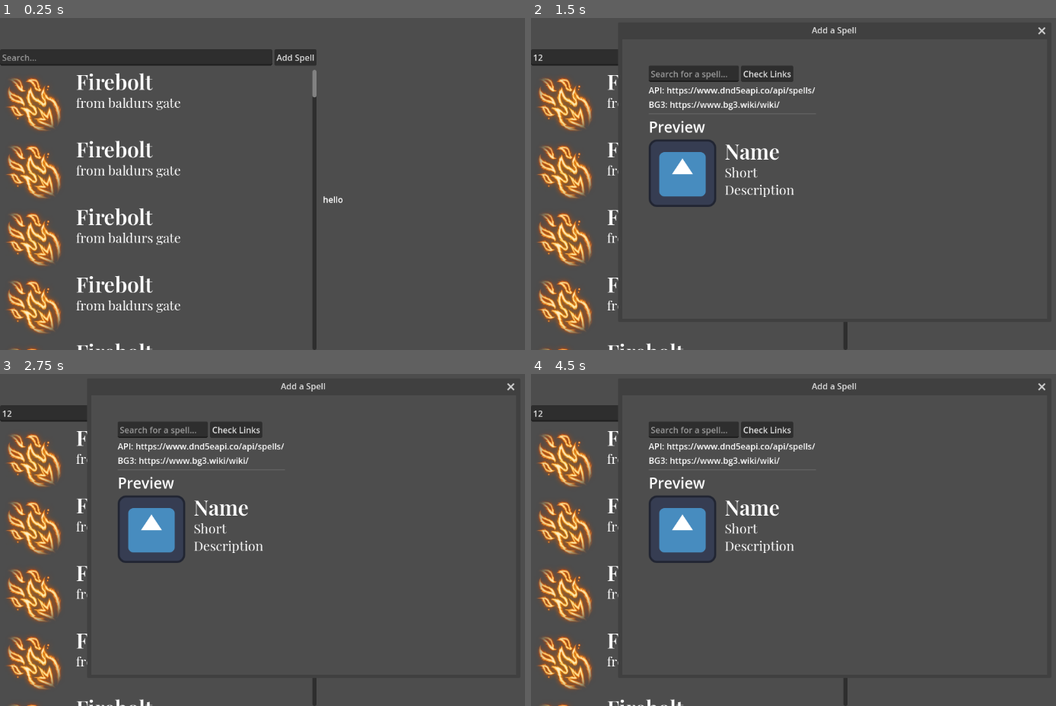
Above: before the commit, frames 1-4 (two rows, left to right).
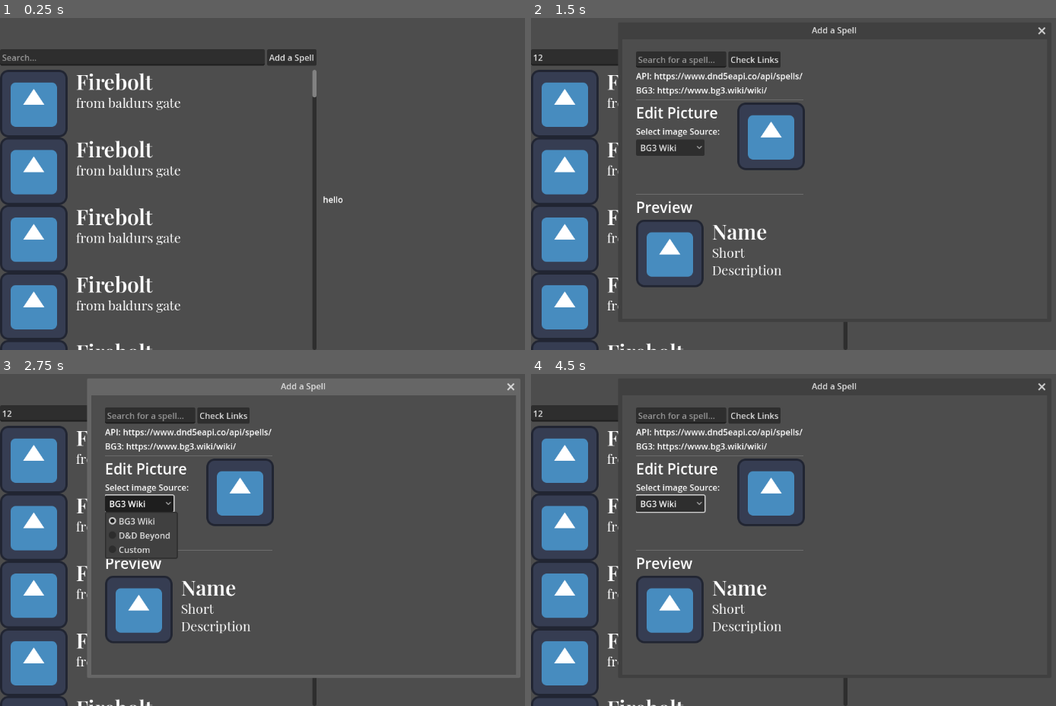
Above: after the commit, the same moments.

Repository: Kolin63/HairyDoor
Game: Godot game, scene res://scenes/spells/spells.tscn
Same seed, same stepped clock (60 frames per second), same inputs: the game is played once before the commit and once after it. The engine's default icon, where the game draws it, is replaced by a stand-in: a white triangle on a blue panel in a dark square.
Inputs (mouse positions are in pixels of both pictures, inside the frame that each line leads up to):
- Up to frame 1 (0.25 s): no input
- Up to frame 2 (1.5 s): click (667, 57) at 0.52 s; type "12" at 0.6 s; click "Add Spell" (after the commit: "Add a Spell") at 1.25 s
- Up to frame 3 (2.75 s): click (141, 503) at 2 s, where only the run after the commit has a clickable "BG3 Wiki"
- Up to frame 4 (4.5 s): click "Add Spell" (after the commit: "Add a Spell") at 2.75 s; click (672, 503) at 3.5 s, where only the run after the commit has a clickable "BG3 Wiki"; click "Add Spell" (after the commit: "Add a Spell") at 4.25 s

The runs differ from the first frame. In frame 1, 8.0% of the frame differs, in the area x 0-60%, y 9-100%; in frame 2, 17%; in frame 3, 24%, in the area x 0-100%, y 1-100%; in frame 4, 17%.

Commit message:
select picture source, no custom yet though

Diff:
--- a/scenes/add_spell/add_spell.tscn
+++ b/scenes/add_spell/add_spell.tscn
@@ -1,7 +1,9 @@
-[gd_scene load_steps=5 format=3 uid="uid://do6oktd4ysdg5"]
+[gd_scene load_steps=7 format=3 uid="uid://do6oktd4ysdg5"]
 
 [ext_resource type="Script" path="res://scenes/add_spell/add_spell.gd" id="1_kasnp"]
 [ext_resource type="Script" path="res://scenes/add_spell/link_search.gd" id="2_m0sjs"]
+[ext_resource type="Texture2D" uid="uid://bfeijt1m0ux4a" path="res://icon.svg" id="3_65yv1"]
+[ext_resource type="Script" path="res://scenes/add_spell/edit_picture.gd" id="3_c13q1"]
 [ext_resource type="PackedScene" uid="uid://n12o0beggfxk" path="res://scenes/list_component/list_component.tscn" id="3_drykt"]
 [ext_resource type="Script" path="res://scenes/add_spell/preview.gd" id="3_i3rpo"]
 
@@ -13,62 +15,114 @@
 exclusive = true
 script = ExtResource("1_kasnp")
 
-[node name="ScrollContainer" type="ScrollContainer" parent="."]
+[node name="HBoxContainer" type="HBoxContainer" parent="."]
 anchors_preset = 15
 anchor_right = 1.0
 anchor_bottom = 1.0
-offset_left = 50.0
-offset_top = 50.0
-offset_right = 50.0
-offset_bottom = 50.0
 grow_horizontal = 2
 grow_vertical = 2
+metadata/_edit_use_anchors_ = true
 
-[node name="VBoxContainer" type="VBoxContainer" parent="ScrollContainer"]
+[node name="Control" type="Control" parent="HBoxContainer"]
+custom_minimum_size = Vector2(22.8, 0)
 layout_mode = 2
 
-[node name="Search" type="VBoxContainer" parent="ScrollContainer/VBoxContainer"]
+[node name="ScrollContainer" type="ScrollContainer" parent="HBoxContainer"]
+custom_minimum_size = Vector2(600, 0)
+layout_mode = 2
+
+[node name="VBoxContainer" type="VBoxContainer" parent="HBoxContainer/ScrollContainer"]
+layout_direction = 2
+layout_mode = 2
+size_flags_horizontal = 0
+
+[node name="Offset" type="Control" parent="HBoxContainer/ScrollContainer/VBoxContainer"]
+custom_minimum_size = Vector2(0, 19.08)
+layout_mode = 2
+
+[node name="Search" type="VBoxContainer" parent="HBoxContainer/ScrollContainer/VBoxContainer"]
 layout_mode = 2
 script = ExtResource("2_m0sjs")
 
-[node name="HBoxContainer" type="HBoxContainer" parent="ScrollContainer/VBoxContainer/Search"]
+[node name="HBoxContainer" type="HBoxContainer" parent="HBoxContainer/ScrollContainer/VBoxContainer/Search"]
 layout_mode = 2
 
-[node name="SpellName" type="LineEdit" parent="ScrollContainer/VBoxContainer/Search/HBoxContainer"]
+[node name="SpellName" type="LineEdit" parent="HBoxContainer/ScrollContainer/VBoxContainer/Search/HBoxContainer"]
 layout_mode = 2
 placeholder_text = "Search for a spell..."
 expand_to_text_length = true
 clear_button_enabled = true
 
-[node name="CheckLinks" type="Button" parent="ScrollContainer/VBoxContainer/Search/HBoxContainer"]
+[node name="CheckLinks" type="Button" parent="HBoxContainer/ScrollContainer/VBoxContainer/Search/HBoxContainer"]
 layout_mode = 2
 text = "Check Links"
 
-[node name="APIStatus" type="Label" parent="ScrollContainer/VBoxContainer/Search"]
+[node name="APIStatus" type="Label" parent="HBoxContainer/ScrollContainer/VBoxContainer/Search"]
 layout_mode = 2
 size_flags_horizontal = 0
 theme_override_colors/font_color = Color(1, 1, 1, 1)
 text = "Beyond: "
 
-[node name="BG3Status" type="Label" parent="ScrollContainer/VBoxContainer/Search"]
+[node name="BG3Status" type="Label" parent="HBoxContainer/ScrollContainer/VBoxContainer/Search"]
 layout_mode = 2
 theme_override_colors/font_color = Color(1, 1, 1, 1)
 text = "BG3 Wiki: "
 
-[node name="Preview" type="VBoxContainer" parent="ScrollContainer/VBoxContainer"]
+[node name="EditPicture" type="VBoxContainer" parent="HBoxContainer/ScrollContainer/VBoxContainer"]
+layout_mode = 2
+script = ExtResource("3_c13q1")
+
+[node name="HSeparator" type="HSeparator" parent="HBoxContainer/ScrollContainer/VBoxContainer/EditPicture"]
+layout_mode = 2
+
+[node name="HBoxContainer" type="HBoxContainer" parent="HBoxContainer/ScrollContainer/VBoxContainer/EditPicture"]
+layout_mode = 2
+
+[node name="Label" type="Label" parent="HBoxContainer/ScrollContainer/VBoxContainer/EditPicture/HBoxContainer"]
+layout_mode = 2
+theme_type_variation = &"HeaderLarge"
+text = "Edit Picture"
+
+[node name="Picture" type="Sprite2D" parent="HBoxContainer/ScrollContainer/VBoxContainer/EditPicture/HBoxContainer"]
+position = Vector2(256, 64)
+texture = ExtResource("3_65yv1")
+
+[node name="Instructions" type="Label" parent="HBoxContainer/ScrollContainer/VBoxContainer/EditPicture"]
+layout_mode = 2
+text = "Select image Source:"
+
+[node name="SelectSource" type="OptionButton" parent="HBoxContainer/ScrollContainer/VBoxContainer/EditPicture"]
+layout_mode = 2
+size_flags_horizontal = 0
+item_count = 3
+selected = 0
+popup/item_0/text = "BG3 Wiki"
+popup/item_0/id = 0
+popup/item_1/text = "D&D Beyond"
+popup/item_1/id = 1
+popup/item_2/text = "Custom"
+popup/item_2/id = 2
+
+[node name="Filler" type="Control" parent="HBoxContainer/ScrollContainer/VBoxContainer/EditPicture"]
+custom_minimum_size = Vector2(0, 62.98)
+layout_mode = 2
+
+[node name="Preview" type="VBoxContainer" parent="HBoxContainer/ScrollContainer/VBoxContainer"]
 layout_mode = 2
 script = ExtResource("3_i3rpo")
 
-[node name="HSeparator" type="HSeparator" parent="ScrollContainer/VBoxContainer/Preview"]
+[node name="HSeparator" type="HSeparator" parent="HBoxContainer/ScrollContainer/VBoxContainer/Preview"]
 layout_mode = 2
 
-[node name="Label" type="Label" parent="ScrollContainer/VBoxContainer/Preview"]
+[node name="Label" type="Label" parent="HBoxContainer/ScrollContainer/VBoxContainer/Preview"]
 layout_mode = 2
 theme_type_variation = &"HeaderLarge"
 text = "Preview"
 
-[node name="ListComponent" parent="ScrollContainer/VBoxContainer/Preview" instance=ExtResource("3_drykt")]
+[node name="ListComponent" parent="HBoxContainer/ScrollContainer/VBoxContainer/Preview" instance=ExtResource("3_drykt")]
 layout_mode = 2
 
-[connection signal="preview_api" from="ScrollContainer/VBoxContainer/Search" to="ScrollContainer/VBoxContainer/Preview" method="_on_search_preview_api"]
-[connection signal="preview_bg3" from="ScrollContainer/VBoxContainer/Search" to="ScrollContainer/VBoxContainer/Preview" method="_on_search_preview_bg3"]
+[connection signal="preview_api" from="HBoxContainer/ScrollContainer/VBoxContainer/Search" to="HBoxContainer/ScrollContainer/VBoxContainer/Preview" method="_on_search_preview_api"]
+[connection signal="preview_bg3" from="HBoxContainer/ScrollContainer/VBoxContainer/Search" to="HBoxContainer/ScrollContainer/VBoxContainer/Preview" method="_on_search_preview_bg3"]
+[connection signal="share_json" from="HBoxContainer/ScrollContainer/VBoxContainer/Preview" to="HBoxContainer/ScrollContainer/VBoxContainer/EditPicture" method="_on_preview_share_json"]
+[connection signal="share_texture" from="HBoxContainer/ScrollContainer/VBoxContainer/Preview" to="HBoxContainer/ScrollContainer/VBoxContainer/EditPicture" method="_on_preview_share_texture"]
--- /dev/null
+++ b/scenes/add_spell/edit_picture.gd
@@ -0,0 +1,62 @@
+extends VBoxContainer
+var bg3_texture
+var school
+var selected_index
+
+var abjuration = preload("res://imports/beyond_schools/abjuration.png")
+var conjuration = preload("res://imports/beyond_schools/conjuration.png")
+var divination = preload("res://imports/beyond_schools/divination.png")
+var enchantment = preload("res://imports/beyond_schools/enchantment.png")
+var evocation = preload("res://imports/beyond_schools/evocation.png")
+var illusion = preload("res://imports/beyond_schools/illusion.png")
+var necromancy = preload("res://imports/beyond_schools/necromancy.png")
+var transmutation = preload("res://imports/beyond_schools/transmutation.png")
+
+
+func _ready():
+	$SelectSource.item_selected.connect(_on_item_selected)
+	selected_index = $SelectSource.selected
+
+
+func _on_preview_share_texture(bg3_texture_shared):
+	bg3_texture = bg3_texture_shared
+	update_picture()
+
+
+func _on_preview_share_json(json_shared):
+	var json = json_shared
+	school = json["school"]["index"]
+	print(school)
+
+
+func _on_item_selected(index):
+	selected_index = index
+	update_picture()
+
+
+func update_picture():
+	var logo = $HBoxContainer/Picture.texture
+	if selected_index == 0:
+		$HBoxContainer/Picture.texture = bg3_texture
+	elif selected_index == 1:
+		if school == "abjuration":
+			$HBoxContainer/Picture.texture = abjuration
+		elif school == "conjuration":
+			$HBoxContainer/Picture.texture = conjuration
+		elif school == "divination":
+			$HBoxContainer/Picture.texture = divination
+		elif school == "enchantment":
+			$HBoxContainer/Picture.texture = enchantment
+		elif school == "evocation":
+			$HBoxContainer/Picture.texture = evocation
+		elif school == "illusion":
+			$HBoxContainer/Picture.texture = illusion
+		elif  school == "necromancy":
+			$HBoxContainer/Picture.texture = necromancy
+		elif school == "transmutation":
+			$HBoxContainer/Picture.texture = transmutation
+	elif selected_index == 2:
+		pass
+
+	var current_texture = $HBoxContainer/Picture.texture
+	$HBoxContainer/Picture.scale = Vector2(128.0 / current_texture.get_width(), 128.0 / current_texture.get_height())
--- a/scenes/add_spell/link_search.gd
+++ b/scenes/add_spell/link_search.gd
@@ -28,8 +28,6 @@
 
 	api_status.set("theme_override_colors/font_color", white)
 	bg3_status.set("theme_override_colors/font_color", white)
-
-	#fix_bg3_links("https://www.bg3.wiki/wiki/Armor")
 
 
 func _on_text_changed(new_text):
@@ -95,6 +93,8 @@
 		if check_for_word(bl, "Hunters", i):
 			if bl.length() >= i+6:
 				bl = bl.insert(i+5, "'")
+		if check_for_word(bl, "With_", i):
+			bl[i - 1] = "w"
 	return bl
 
 
--- a/scenes/add_spell/preview.gd
+++ b/scenes/add_spell/preview.gd
@@ -1,9 +1,15 @@
 extends VBoxContainer
 var wiki_checker = preload("res://scenes/wiki_checker/wiki_checker.tscn")
+signal share_texture(bg3_texture_shared)
+signal share_json(json_shared)
 
 
-func _on_search_preview_api(_link):
-	pass # Replace with function body.
+func _on_search_preview_api(link):
+	var json_grabber = wiki_checker.instantiate()
+	add_child(json_grabber)
+
+	var json = await json_grabber.extract_json(link)
+	share_json.emit(json)
 
 
 func _on_search_preview_bg3(link, bg3_id):
@@ -30,17 +36,20 @@
 		image_link[20] = ""
 	image_link[image_link.length() - 1] = ""
 
-	$ListComponent.set_image(await image_grabber.extract_image(image_link))
+	var bg3_texture = await image_grabber.extract_image(image_link)
+	$ListComponent.set_image(bg3_texture)
+	share_texture.emit(bg3_texture)
 
 
 func fix_ids(id):
 	id = id.replace("'", "%27")
 	if id == "Command":
 		id = "Command_Halt"
+	elif id == "Shield":
+		id = "Shield_Spell"
 
 	for i in id.length():
 		if id[i - 1] == "O" && id[i] == "f":
 			id[i - 1] = "o"
 
-	print(id)
 	return id
--- a/scenes/spells/spells.gd
+++ b/scenes/spells/spells.gd
@@ -3,7 +3,7 @@
 var add_spell_popup = preload("res://scenes/add_spell/add_spell.tscn")
 
 var list_component = preload("res://scenes/list_component/list_component.tscn")
-var firebolt_image = preload("res://imports/firebolt/300px-Fire_Bolt.webp.png")
+var firebolt_image = preload("res://icon.svg")
 
 
 func _ready():
--- a/scenes/spells/spells.tscn
+++ b/scenes/spells/spells.tscn
@@ -41,7 +41,7 @@
 [node name="AddSpell" type="Button" parent="HSplitContainer/List/TopRow"]
 layout_mode = 2
 size_flags_horizontal = 8
-text = "Add Spell"
+text = "Add a Spell"
 
 [node name="ScrollContainer" type="ScrollContainer" parent="HSplitContainer/List"]
 layout_mode = 1
--- a/scenes/wiki_checker/wiki_checker.gd
+++ b/scenes/wiki_checker/wiki_checker.gd
@@ -105,3 +105,13 @@
 
 	var texture = ImageTexture.create_from_image(image)
 	return texture
+
+
+func extract_json(link):
+	request(link)
+	await request_completed
+
+	var json = JSON.new()
+	json.parse(request_body.get_string_from_utf8())
+
+	return json.get_data()
Binary file added: imports/beyond_schools/abjuration.png
Not shown, added: imports/beyond_schools/abjuration.png.import
Binary file added: imports/beyond_schools/conjuration.png
Not shown, added: imports/beyond_schools/conjuration.png.import
Binary file added: imports/beyond_schools/divination.png
Not shown, added: imports/beyond_schools/divination.png.import
Binary file added: imports/beyond_schools/enchantment.png
Not shown, added: imports/beyond_schools/enchantment.png.import
Binary file added: imports/beyond_schools/evocation.png
Not shown, added: imports/beyond_schools/evocation.png.import
Binary file added: imports/beyond_schools/illusion.png
Not shown, added: imports/beyond_schools/illusion.png.import
(and 5 more such lines)
